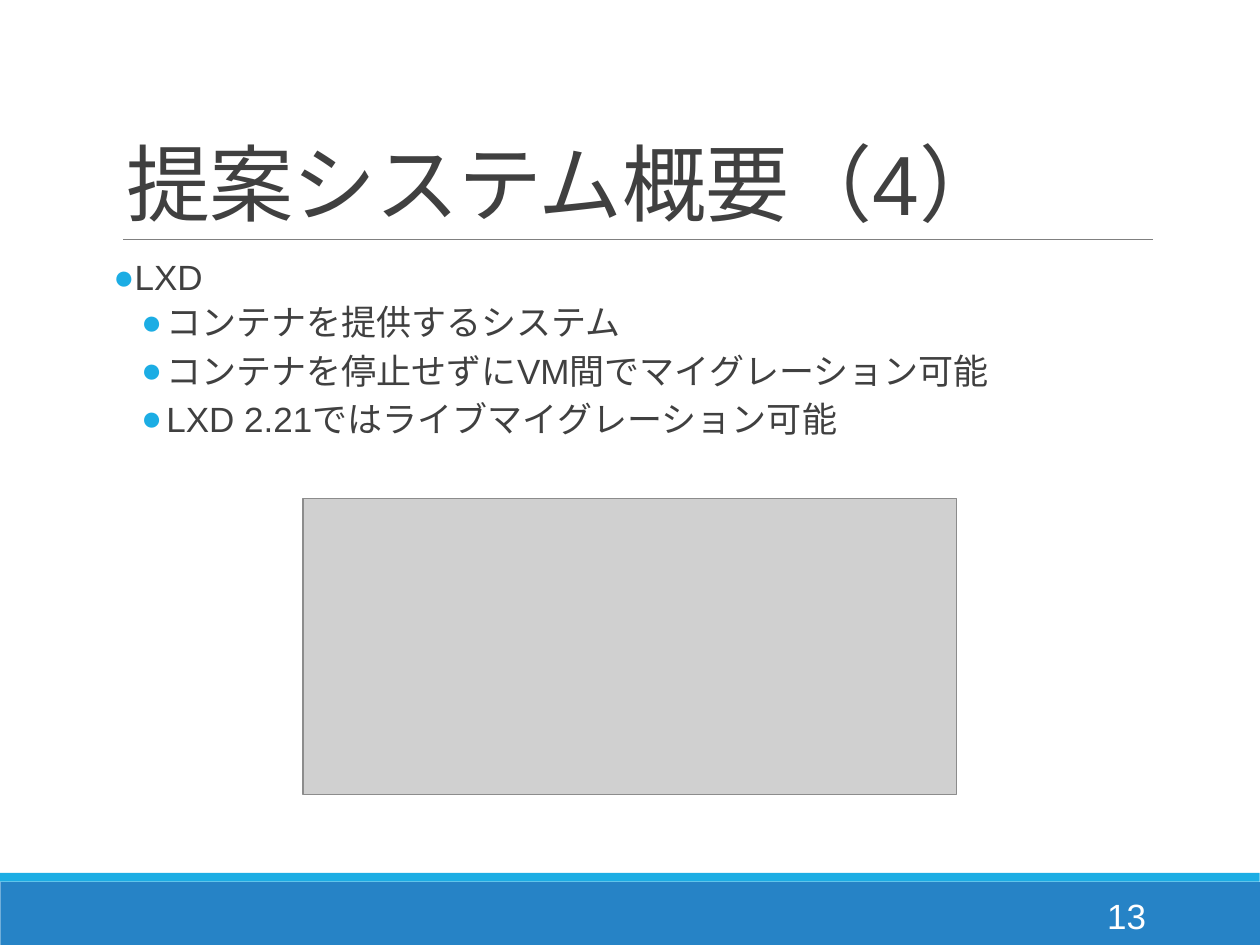
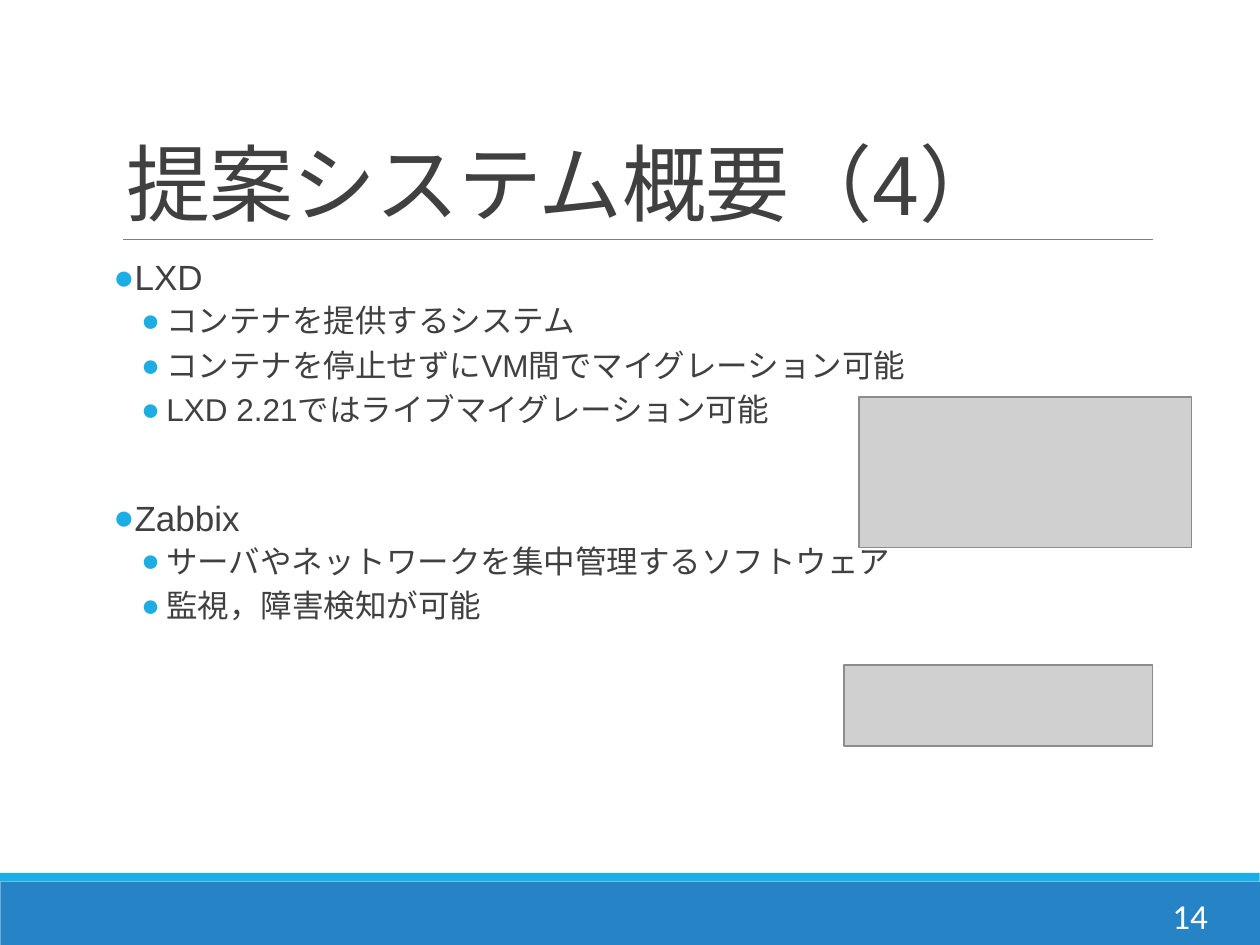
Before and after one commit to Kota0823/Document, a slide deck: slide 14 of 輪講2019-1_鈴木洸太.pptx (slide 13 before the commit). Drawn at 1260x945 pixels with LibreOffice and Linux fonts; fonts in the diff are those of the drawing; grey boxes stand for pictures. Boxes give left, top, right and bottom in pixels: in the first picture for what was removed or moved away, otherwise in the second. Text is boxed around its words. In the diff, an @@ line names an element or a change of style, - is before the commit and + after.

```diff
--- a/輪講2019-1_鈴木洸太.pptx
+++ b/輪講2019-1_鈴木洸太.pptx
@@ text at (x1=166, y1=305, x2=905, y2=424): size 20 to 18 pt in "コンテナを提供するシステム", "コンテナを停止せずにVM間でマイグレーション可能", "LXD 2.21ではライブマイグレーション可能" @@
@@ picture resized from (x1=304, y1=498, x2=958, y2=794) to (x1=859, y1=397, x2=1192, y2=548) @@
@@ text at (x1=113, y1=505, x2=890, y2=620): paragraphs added @@
+● Zabbix
+  ● サーバやネットワークを集中管理するソフトウェア
+  ● 監視，障害検知が可能
@@ picture added at (x1=844, y1=665, x2=1153, y2=746) @@
@@ page number at (x1=1172, y1=906, x2=1207, y2=929): text changed; font Arial to Calibri @@
-13
+14
```
Also in this commit, not shown: 30 other slides changed, 2 slides added.
